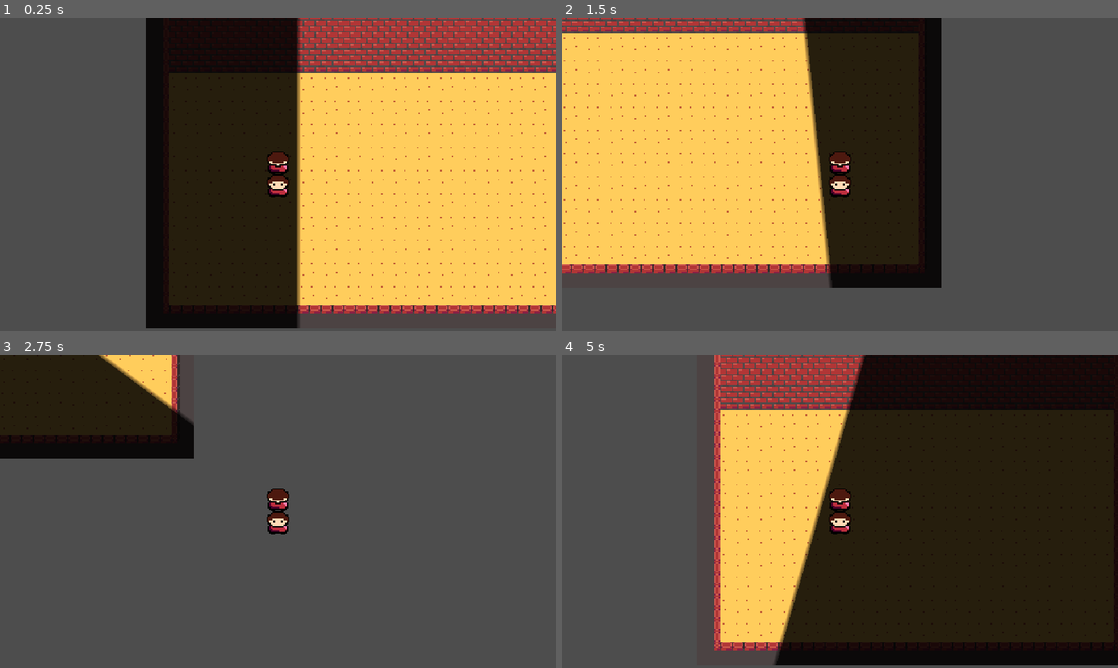
Above: before the commit, frames 1-4 (two rows, left to right).
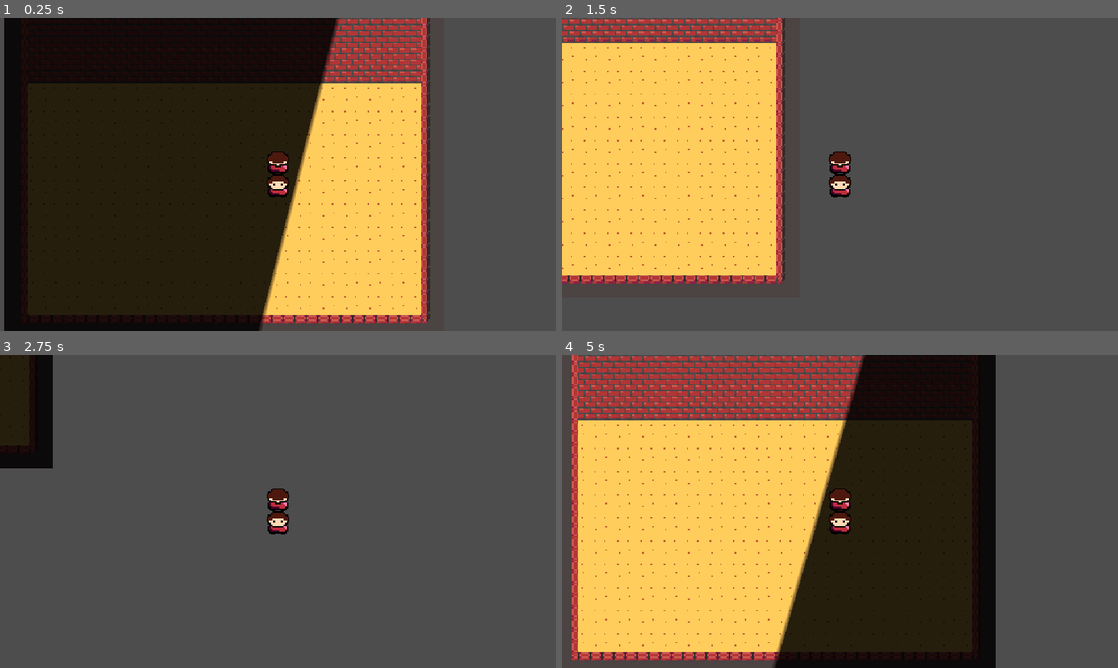
Above: after the commit, the same moments.

Repository: ygda-org/brackeys-26.2
Game: Godot game, scene res://main/main.tscn
Two runs of this game, one before a commit and one after it. Both use one fixed random seed, a clock stepped at 60 frames per second and the inputs below. Sound files missing from this copy of the repository are replaced by a short silence.
Inputs (mouse positions are in pixels of both pictures, inside the frame that each line leads up to):
- Up to frame 1 (0.25 s): no input
- Up to frame 2 (1.5 s): tap Enter at 0.5 s; move the mouse to (962, 158) at 0.52 s; hold D (right) 0.53-1.28 s; click (962, 158) at 0.6 s; move the mouse to (728, 190) at 1.27 s; hold S (down) from 1.28 s (still down); click (728, 190) at 1.35 s
- Up to frame 3 (2.75 s): move the mouse to (333, 442) at 2.02 s; release S (down) at 2.03 s; hold D (right) from 2.03 s (still down); click (333, 442) at 2.1 s
- Up to frame 4 (5 s): move the mouse to (812, 574) at 2.77 s; release D (right) at 2.78 s; hold W (up) 2.78-3.53 s; click (812, 574) at 2.85 s; move the mouse to (1006, 558) at 3.52 s; hold A (left) from 3.53 s (still down); click (1006, 558) at 3.6 s; move the mouse to (673, 464) at 4.27 s; click (673, 464) at 4.35 s

The runs differ from the first frame. In frame 1, 58% of the frame differs, in the area x 0-100%, y 0-100%; in frame 2, 30%; in frame 3, 9.1%; in frame 4, 54%.

Commit message:
moved player idk

Diff:
--- a/main/main.tscn
+++ b/main/main.tscn
@@ -107,7 +107,7 @@
 tile_set = SubResource("TileSet_55d6i")
 
 [node name="Player" parent="." unique_id=1482995803 instance=ExtResource("3_xwkvk")]
-position = Vector2(91, 134)
+position = Vector2(189, 127)
 
 [node name="CanvasModulate" type="CanvasModulate" parent="." unique_id=216632159]
 color = Color(0.17, 0.17, 0.17, 1)
